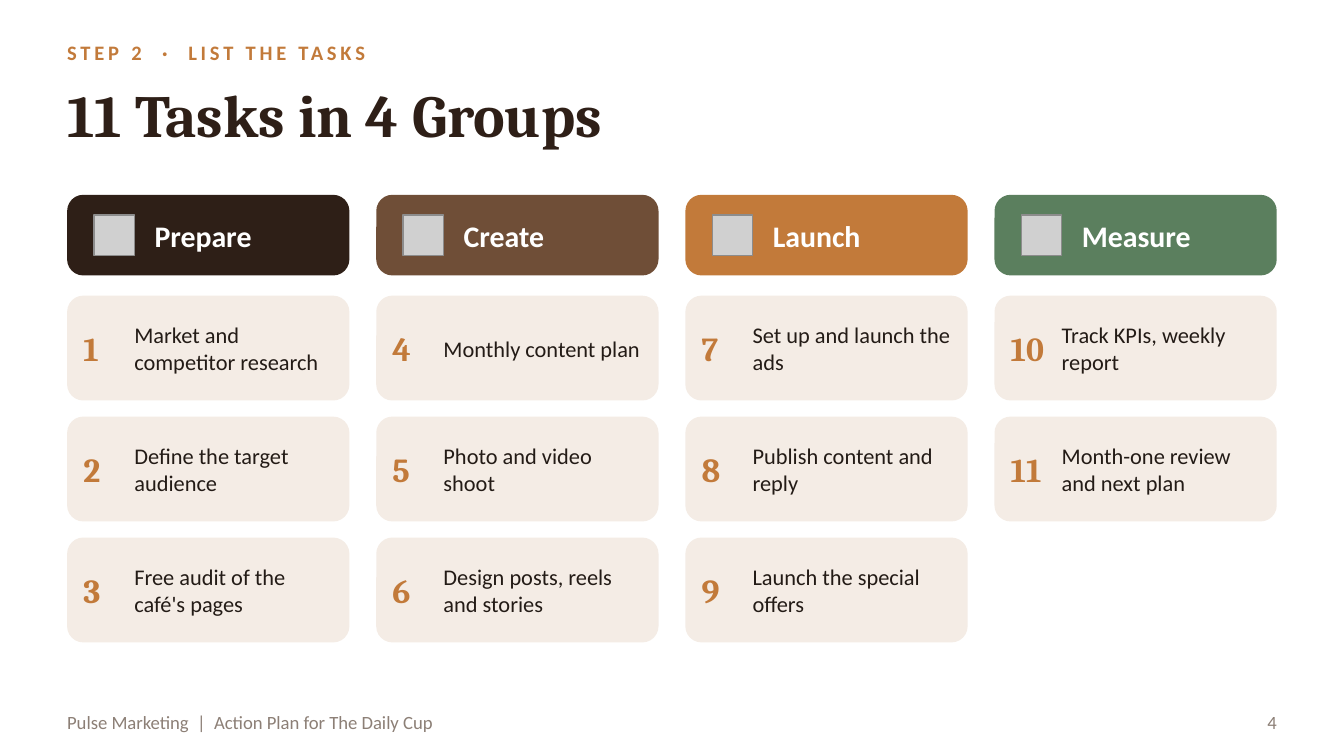
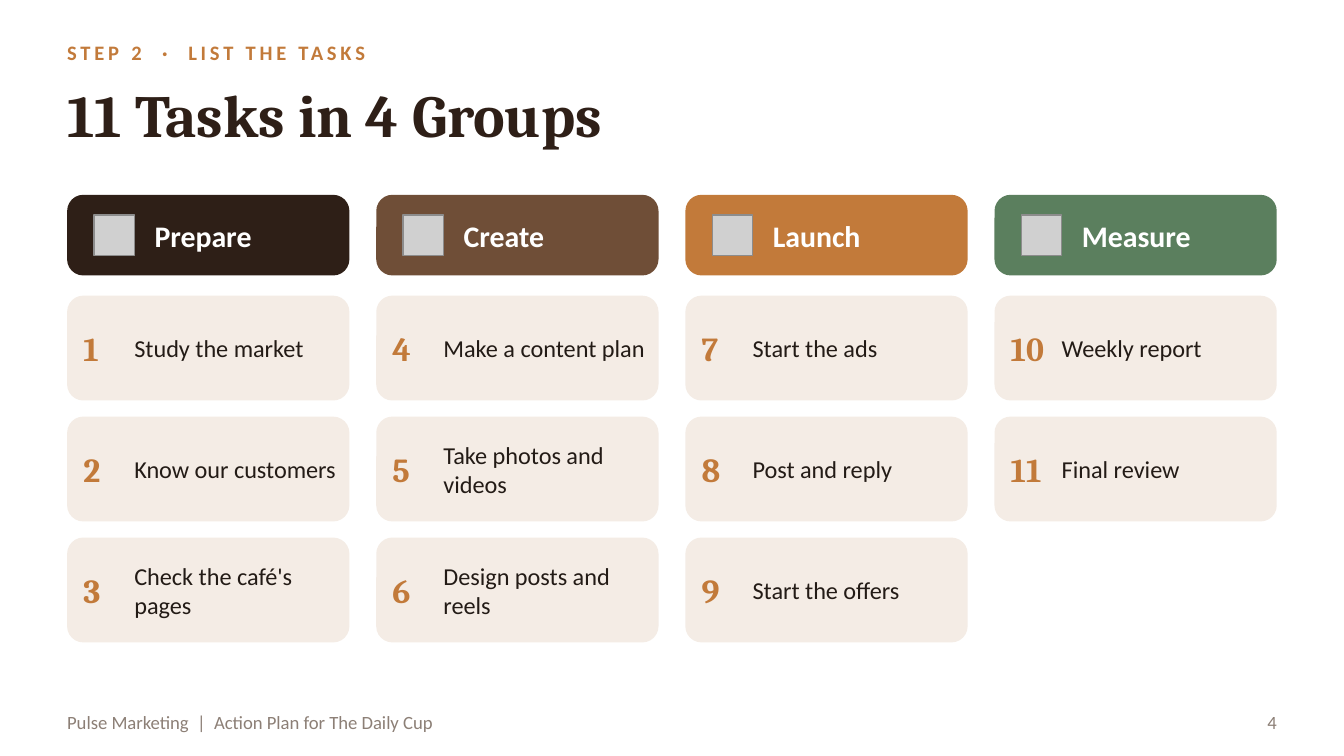
Before and after one commit to RahmaOshba/RahmaOshba, a slide deck: slide 4 of The_Daily_Cup_Action_Plan.pptx. Drawn at 1344x756 pixels with LibreOffice and Linux fonts; fonts in the diff are those of the drawing; grey boxes stand for pictures. Boxes give left, top, right and bottom in pixels: in the first picture for what was removed or moved away, otherwise in the second. Text is boxed around its words. In the diff, an @@ line names an element or a change of style, - is before the commit and + after.

```diff
--- a/The_Daily_Cup_Action_Plan.pptx
+++ b/The_Daily_Cup_Action_Plan.pptx
@@ text at (134, 340, 304, 361): text changed; size 12 to 13 pt @@
-Market and competitor research
+Study the market
@@ text at (443, 340, 645, 361): text changed; size 12 to 13 pt @@
-Monthly content plan
+Make a content plan
@@ text at (753, 340, 877, 357): text changed; size 12 to 13 pt @@
-Set up and launch the ads
+Start the ads
@@ text at (1062, 340, 1201, 361): text changed; size 12 to 13 pt @@
-Track KPIs, weekly report
+Weekly report
@@ text at (443, 447, 603, 493): text changed; size 12 to 13 pt @@
-Photo and video shoot
+Take photos and videos
@@ text at (134, 462, 336, 478): text changed; size 12 to 13 pt @@
-Define the target audience
+Know our customers
@@ text at (753, 461, 892, 482): text changed; size 12 to 13 pt @@
-Publish content and reply
+Post and reply
@@ text at (1062, 461, 1180, 478): text changed; size 12 to 13 pt @@
-Month-one review and next plan
+Final review
@@ text at (134, 568, 292, 618): text changed; size 12 to 13 pt @@
-Free audit of the café's pages
+Check the café's pages
@@ text at (443, 568, 610, 614): text changed; size 12 to 13 pt @@
-Design posts, reels and stories
+Design posts and reels
@@ text at (753, 582, 899, 599): text changed; size 12 to 13 pt @@
-Launch the special offers
+Start the offers
```
Also in this commit, not shown: 10 other slides changed, 1 other file.
